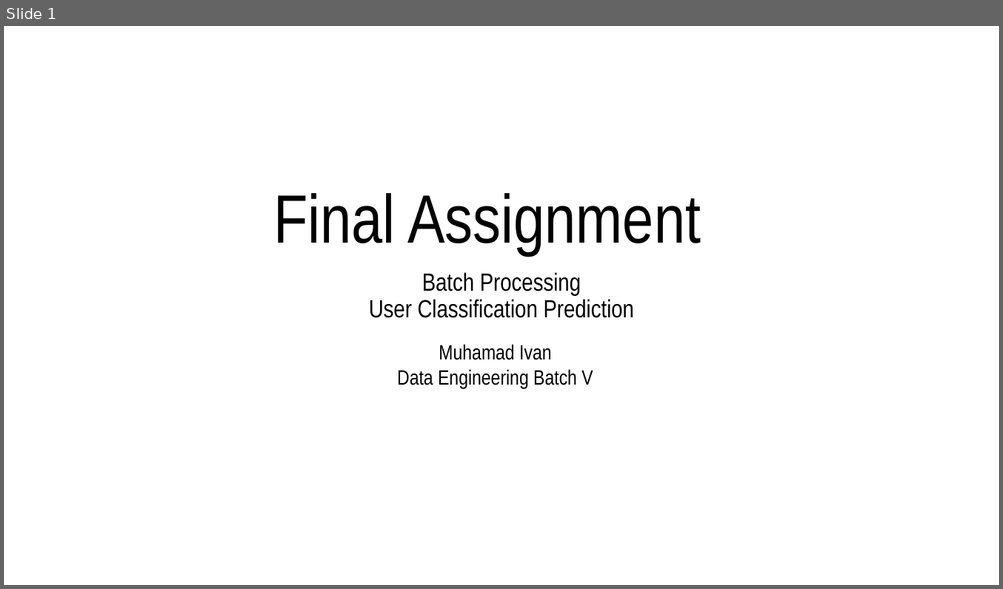
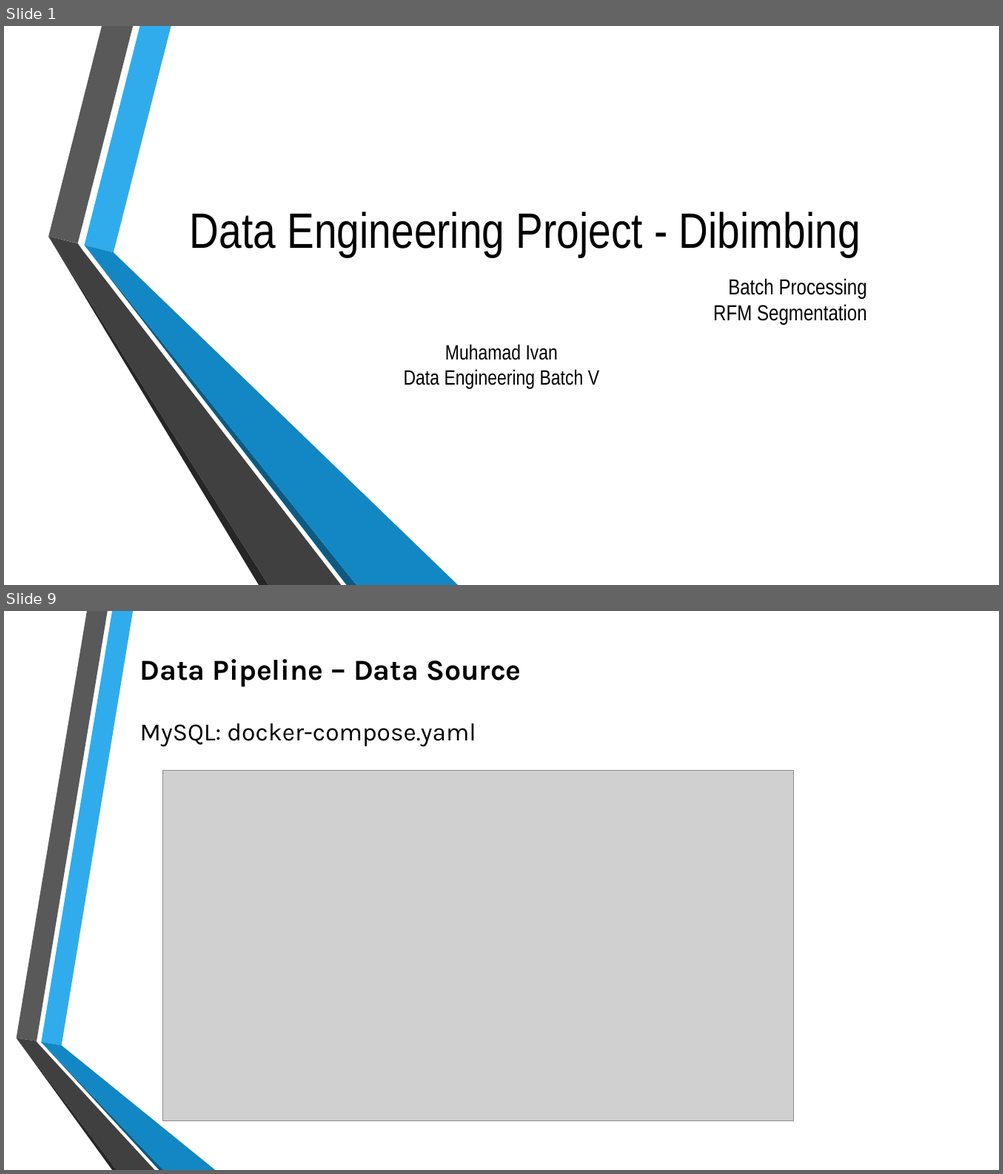
Before and after one commit to mivanivan/Final-Assignment---Batch-Processing, a slide deck: Final Assignment - Batch Processing - RFM Segmentation.pptx. Shown one above the other, each under a label of ours: slide 1 before the commit, slides 1 and 9 after it; the slides between them are not shown. The pictures are 1003x589 and 1003x1174 pixels, drawn with LibreOffice and Linux fonts; fonts in the diff are those of the drawing; grey boxes stand for pictures; background and template pictures are left out. Boxes give left, top, right and bottom in pixels: in the first picture for what was removed or moved away, otherwise in the second. Text is boxed around its words. In the diff, an @@ line names an element or a change of style, - is before the commit and + after.

```diff
--- a/Final Assignment - Batch Processing - RFM Segmentation.pptx
+++ b/Final Assignment - Batch Processing - RFM Segmentation.pptx
@@ slide 9 added at (x1=4, y1=611, x2=999, y2=1170), background picture (left out) @@
@@ title added at (x1=140, y1=659, x2=521, y2=687), 28 pt, text #000000, bold @@
+Data Pipeline – Data Source
@@ text added at (x1=140, y1=723, x2=476, y2=747), 24 pt, text #000000 @@
+MySQL: docker-compose.yaml
@@ picture added at (x1=163, y1=771, x2=794, y2=1122) @@
@@ group added at (x1=16, y1=611, x2=215, y2=1170): 6 freeform shapes @@
@@ slide 1 changed as well @@
@@ title at (x1=190, y1=212, x2=860, y2=258): text changed; size 66 to 48 pt @@
-Final Assignment
+Data Engineering Project - Dibimbing
@@ group added at (x1=48, y1=26, x2=458, y2=585): 6 freeform shapes @@
@@ subtitle at (x1=713, y1=278, x2=867, y2=325): text changed; size 24 to 21 pt @@
-Batch Processing
-User Classification Prediction
+Batch Processing
+RFM Segmentation
@@ text "Muhamad Ivan" moved from (x1=397, y1=344, x2=592, y2=389) to (x1=404, y1=344, x2=599, y2=389) @@
```
Also in this commit, not shown: 11 other slides added, 3 slides removed, 40 other files.
